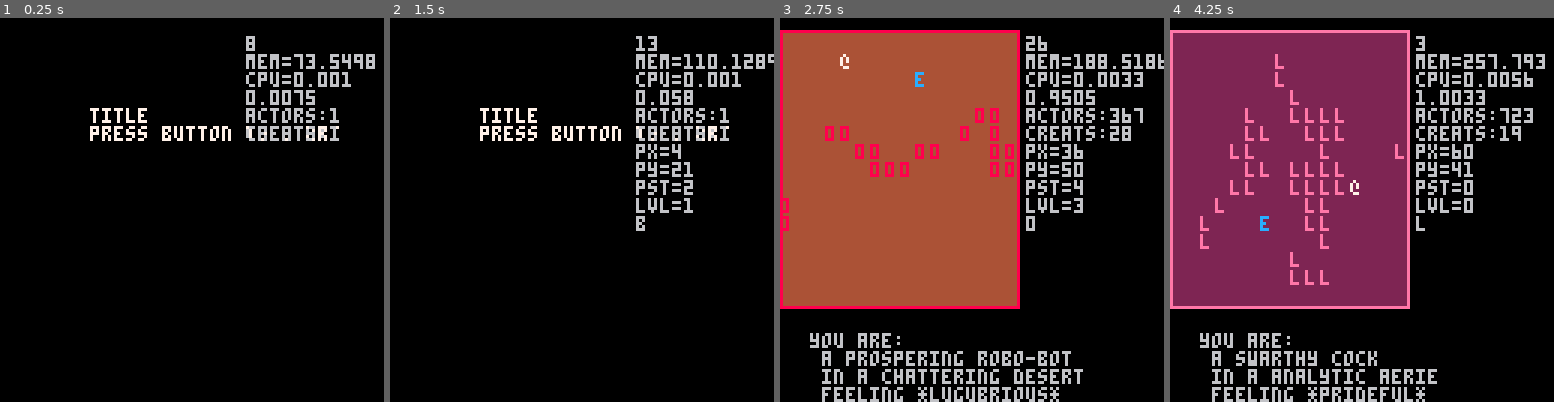
Above: before the commit, frames 1-4 (left to right).
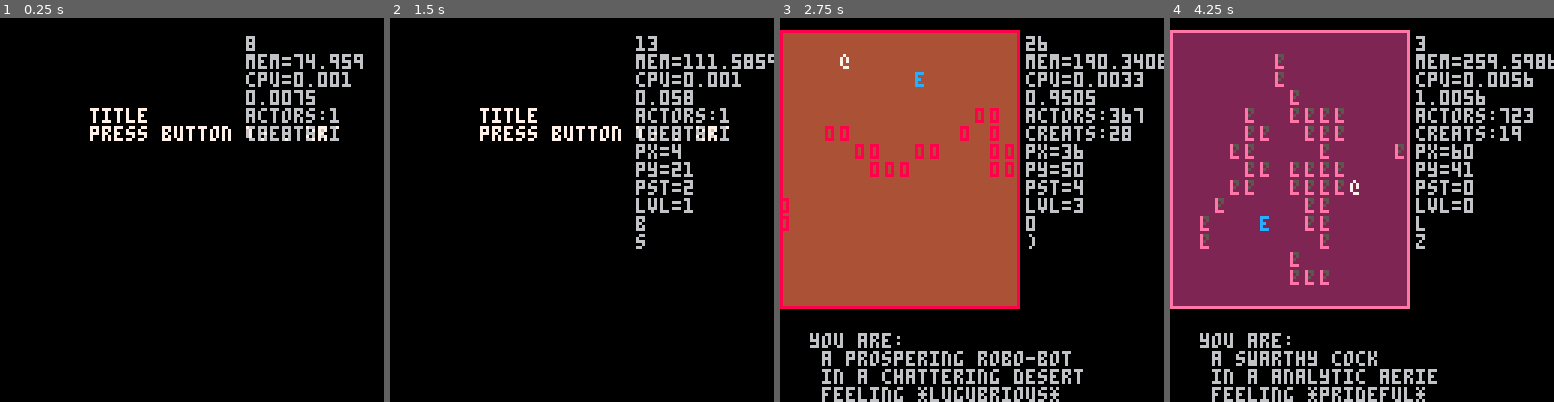
Above: after the commit, the same moments.

Repository: arnodick/castle
Game: PICO-8 cartridge castle.p8
The game is run twice, just before and just after one commit, with the same random seed, the same clock (stepped at 60 frames per second) and the same inputs.
Inputs:
- Up to frame 1 (0.25 s): no input
- Up to frame 2 (1.5 s): tap X (X key) at 0.33, 1.07 s; tap O (Z key) at 0.7 s
- Up to frame 3 (2.75 s): hold Right 1.6-2.1 s; tap O (Z key) at 1.7, 2.1, 2.5 s; tap X (X key) at 1.85 s; hold Up 2.15-2.42 s; hold Right from 2.47 s (still down)
- Up to frame 4 (4.25 s): tap O (Z key) every 0.4 s from 2.9 to 4.1 s; tap X (X key) at 2.97, 4.08 s; release Right at 3.03 s; hold Left 3.08-3.58 s; hold Down 3.63-3.97 s; hold Right from 4.02 s (still down)

The runs differ from the first frame. In frame 1, 0.2% of the frame differs, in the area x 79-98%, y 9-14%; in frame 2, 0.2%; in frame 3, 0.2%; in frame 4, 1.2%, in the area x 8-100%, y 9-68%.

Commit message:
added 2ndry chars oh ya

Diff:
--- a/castle.p8
+++ b/castle.p8
@@ -149,7 +149,8 @@
 	end
 	--terrain attributes
 	for a=1,4 do
-		as[2][a].ch=flr(rnd(#chars)+1) as[2][a].c=flr(rnd(14))+1 as[2][a].m=0
+		as[2][a].ch=flr(rnd(#chars)+1)  as[2][a].c=flr(rnd(14))+1 as[2][a].m=0
+		as[2][a].ch2=flr(rnd(#chars)+1) as[2][a].c2=flr(rnd(14))+1
 	end
 	--enemy attributes
 	for a=1,4 do
@@ -168,6 +169,10 @@
 			style.ch=sub(chars,as[a][b].ch,as[a][b].ch)
 			style.c=as[a][b].c
 			style.m=as[a][b].m
+			if a==2 then
+				style.ch2=sub(chars,as[a][b].ch2,as[a][b].ch2)
+				style.c2=as[a][b].c2
+			end
 			add(at,style)
 		end
 		add(actortypes,at)
@@ -270,7 +275,7 @@
 	if a.secx==cam[1] then
 		if	a.secy==cam[2] then
 			if a.t==2 then
---				print(actortypes[a.t][level+1].ch2,a.x*cellw+a.shakex,a.y*cellh+a.shakey,actortypes[2][level+1].c2)
+				print(actortypes[a.t][level+1].ch2,a.x*cellw+a.shakex,a.y*cellh+a.shakey,actortypes[2][level+1].c2)
 			end
 			print(actortypes[a.t][level+1].ch,a.x*cellw+a.shakex,a.y*cellh+a.shakey,actortypes[a.t][level+1].c)
 		end
